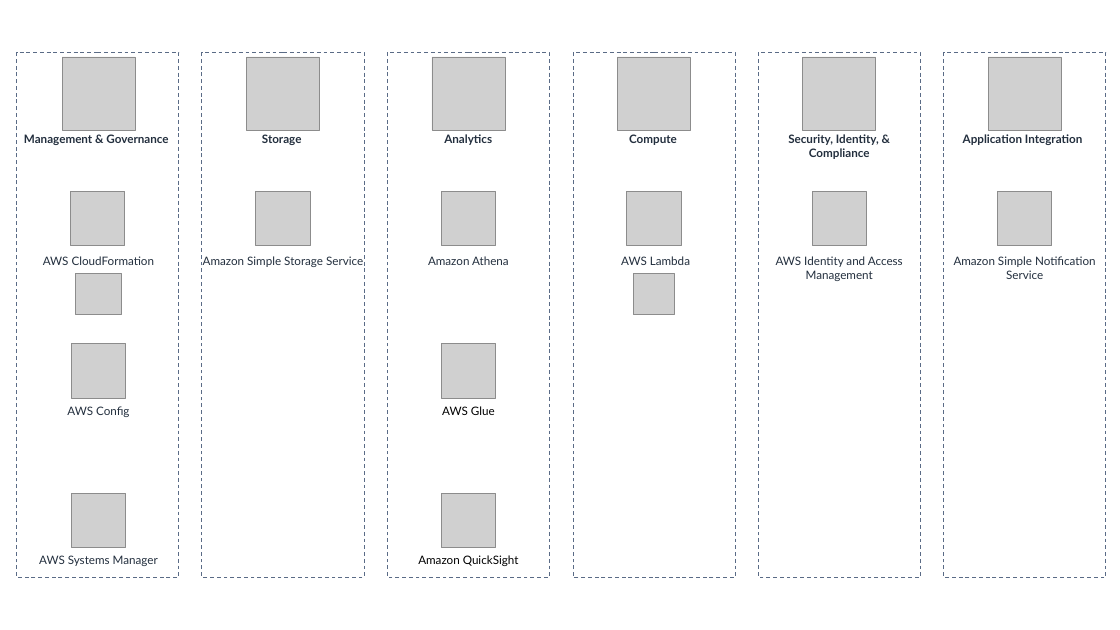
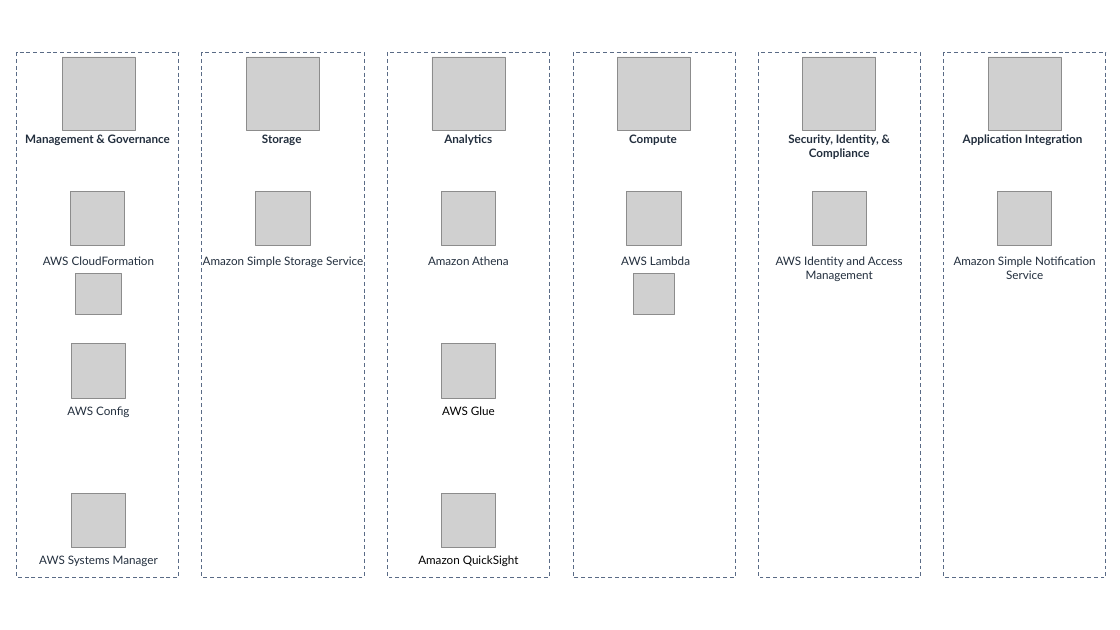
Before and after one commit to aelivingstone/patch-compliance, a slide deck: slide 2 of Diagram.pptx. Drawn at 1120x630 pixels with LibreOffice and Linux fonts; fonts in the diff are those of the drawing; grey boxes stand for pictures. Boxes give left, top, right and bottom in pixels: in the first picture for what was removed or moved away, otherwise in the second. Text is boxed around its words. In the diff, an @@ line names an element or a change of style, - is before the commit and + after.

```diff
--- a/Diagram.pptx
+++ b/Diagram.pptx
@@ text "Management & Governance" at (25, 134, 170, 145): alignment left to centre @@
```
Also in this commit, not shown: 1 other file.
